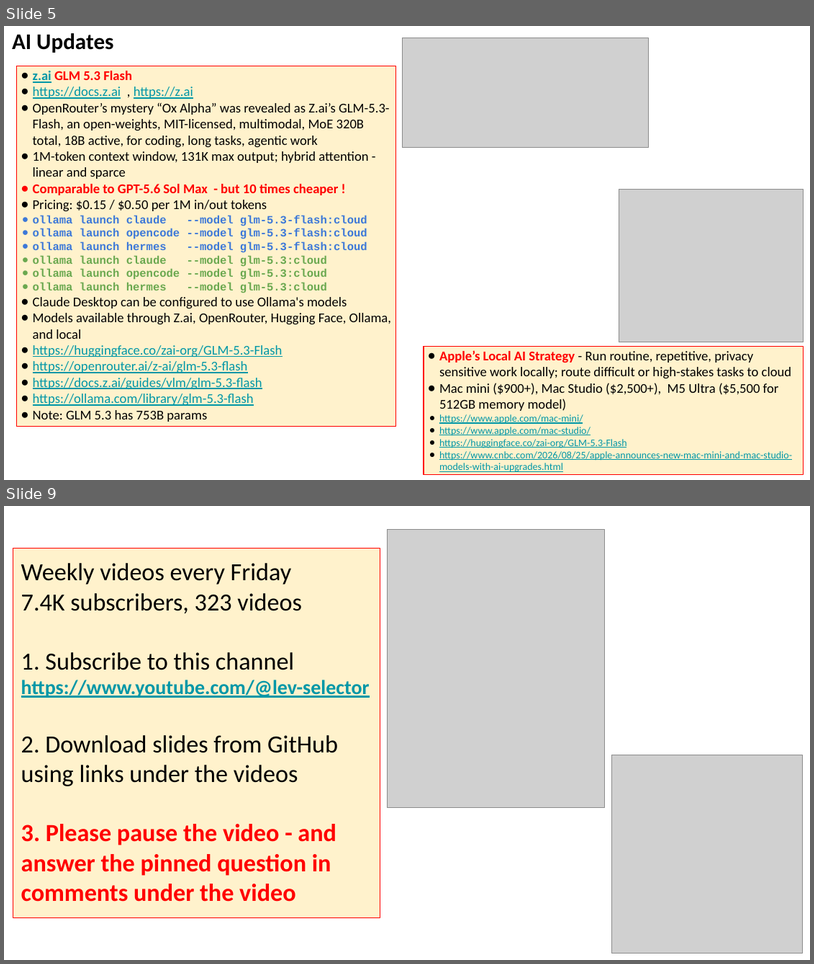
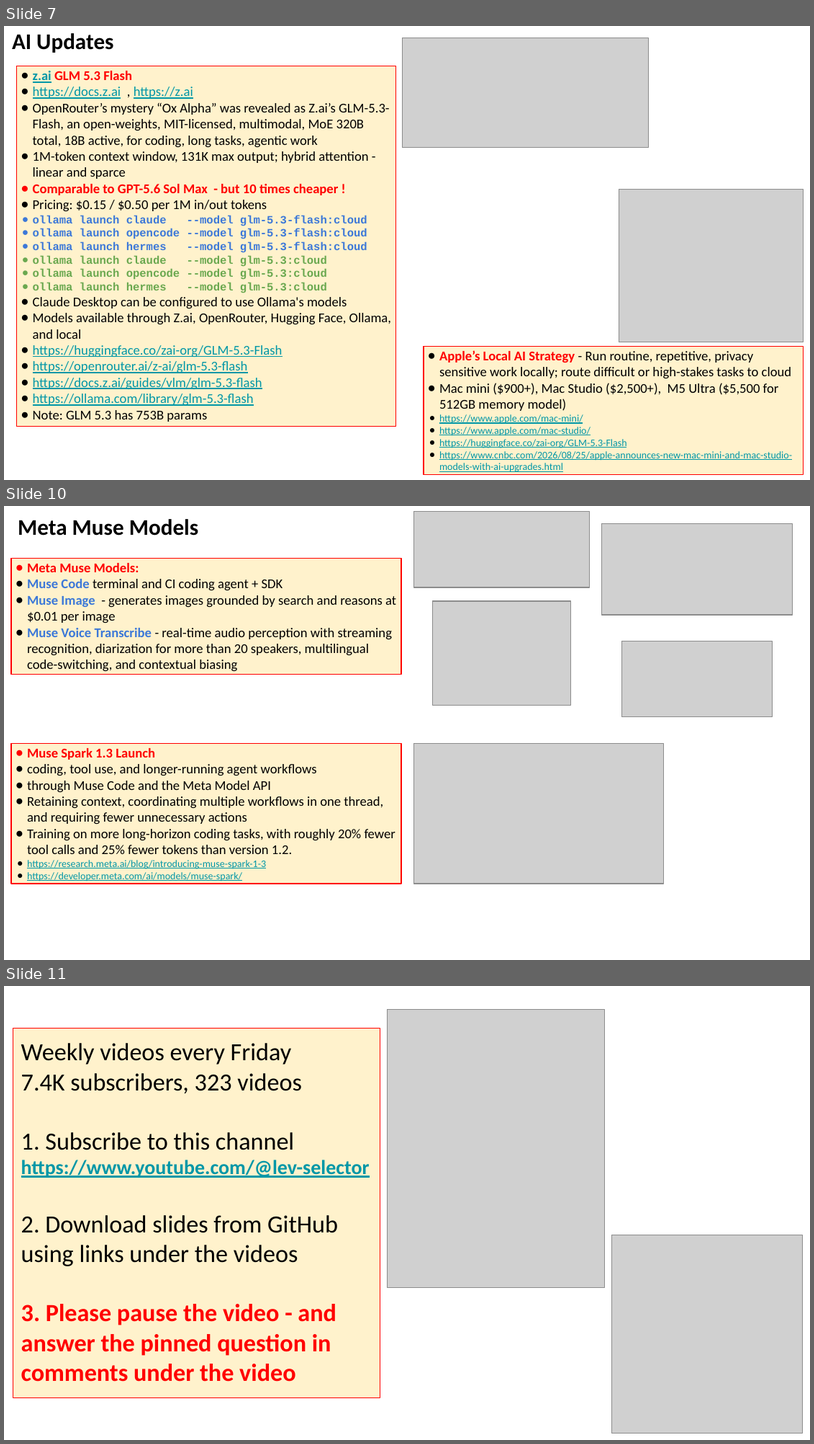
Before and after one commit to lselector/seminar, a slide deck: 2026/2026-09-04-AI-Updates.pptx. Shown one above the other, each under a label of ours: slides 5 and 9 before the commit, slides 7, 10 and 11 after it; the slides between them are not shown. The pictures are 814x964 and 814x1444 pixels, drawn with LibreOffice and Linux fonts; fonts in the diff are those of the drawing; grey boxes stand for pictures. Boxes give left, top, right and bottom in pixels: in the first picture for what was removed or moved away, otherwise in the second. Text is boxed around its words. In the diff, an @@ line names an element or a change of style, - is before the commit and + after.

```diff
--- a/2026/2026-09-04-AI-Updates.pptx
+++ b/2026/2026-09-04-AI-Updates.pptx
@@ slide 10 added at (4, 506, 810, 960), background #FFFFFF @@
@@ text added at (18, 519, 198, 536), 20 pt, text #000000, bold @@
+Meta Muse Models
@@ picture added at (414, 512, 589, 587) @@
@@ picture added at (602, 524, 792, 615) @@
@@ rectangle added at (11, 559, 401, 674), fill #FFF2CC, outline #FF0000 0.75 pt, 12 pt, text #000000 @@
+● Meta Muse Models:
+● Muse Code terminal and CI coding agent + SDK
+● Muse Image - generates images grounded by search and reasons at $0.01 per image
+● Muse Voice Transcribe - real-time audio perception with streaming recognition, diarization for more than 20 speakers, multilingual code-switching, and contextual biasing
@@ picture added at (433, 601, 571, 705) @@
@@ picture added at (622, 641, 772, 717) @@
@@ rectangle added at (11, 743, 401, 883), fill #FFF2CC, outline #FF0000 0.75 pt, 12 pt, text #000000 @@
+● Muse Spark 1.3 Launch
+● coding, tool use, and longer-running agent workflows
+● through Muse Code and the Meta Model API
+● Retaining context, coordinating multiple workflows in one thread, and requiring fewer unnecessary actions
+● Training on more long-horizon coding tasks, with roughly 20% fewer tool calls and 25% fewer tokens than version 1.2.
+● https://research.meta.ai/blog/introducing-muse-spark-1-3
+● https://developer.meta.com/ai/models/muse-spark/
@@ picture added at (414, 743, 664, 883) @@
@@ what was slide 5 is now slide 7 @@
@@ what was slide 9 is now slide 11 @@
```
Also in this commit, not shown: 10 slides changed, 5 other slides added, 1 slide removed.
